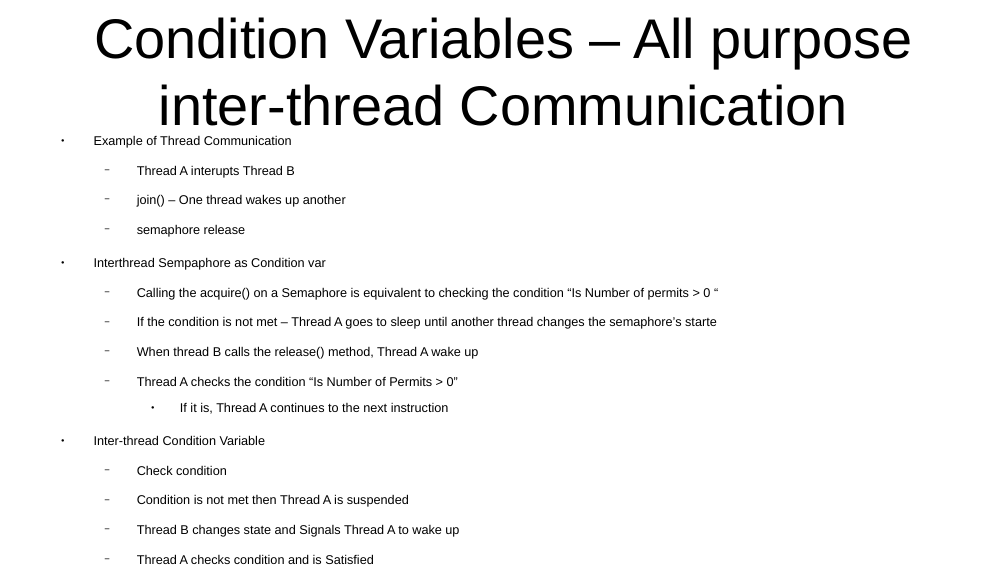
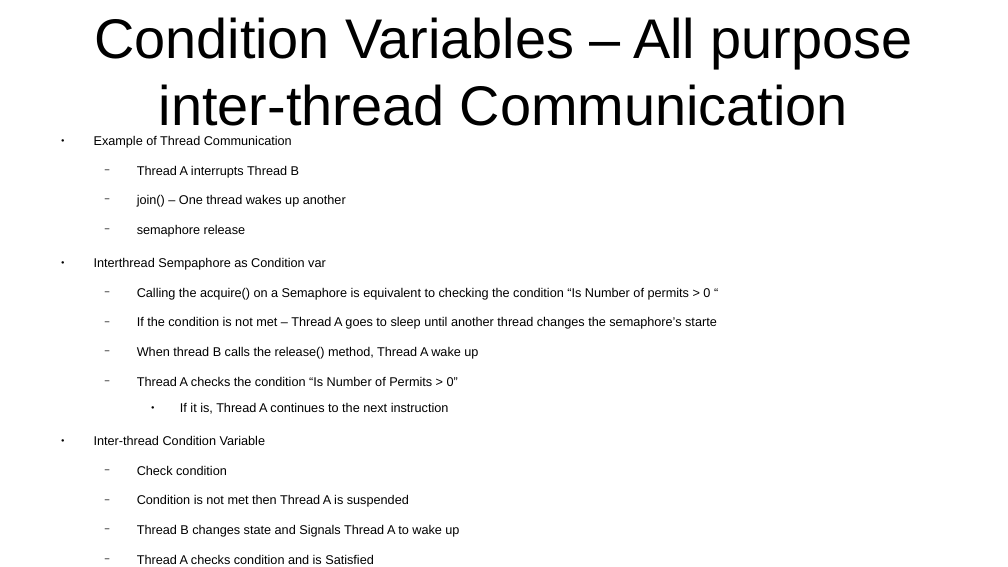
Before and after one commit to CharlesStockman/notesFromCourses, a slide deck: slide 52 of java/core/05_threading.odp. Drawn at 1008x567 pixels with LibreOffice and Linux fonts; fonts in the diff are those of the drawing. Boxes give left, top, right and bottom in pixels: in the first picture for what was removed or moved away, otherwise in the second. Text is boxed around its words. In the diff, an @@ line names an element or a change of style, - is before the commit and + after.

```diff
--- a/java/core/05_threading.odp
+++ b/java/core/05_threading.odp
@@ text at [137, 165, 299, 178]: text changed @@
-  − Thread A interupts Thread B
+  − Thread A interrupts Thread B
```
Also in this commit, not shown: 14 other files.
